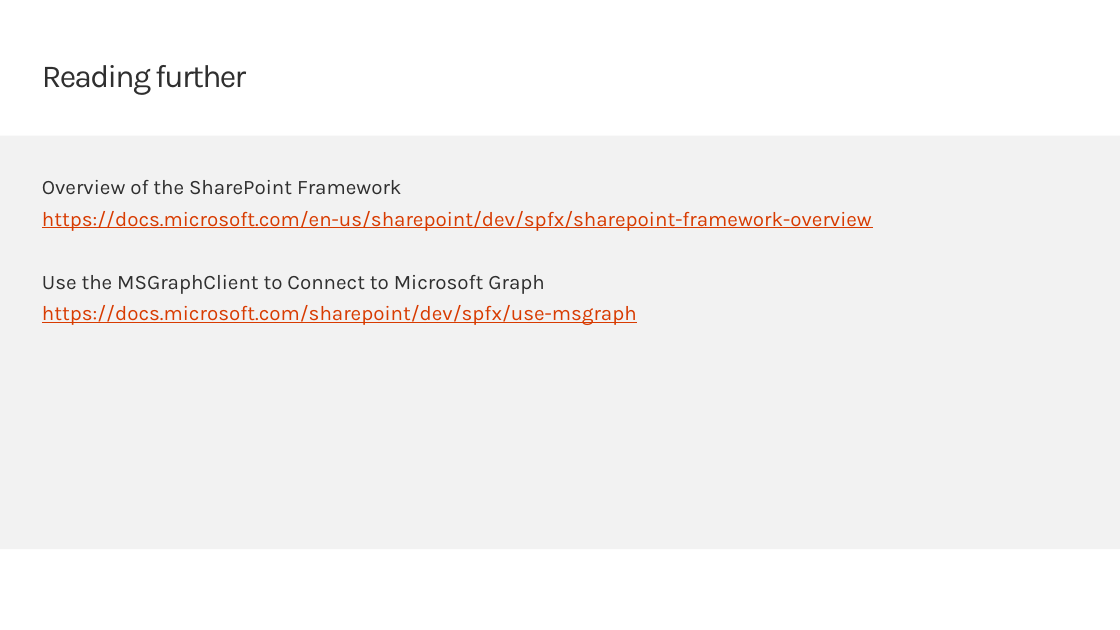
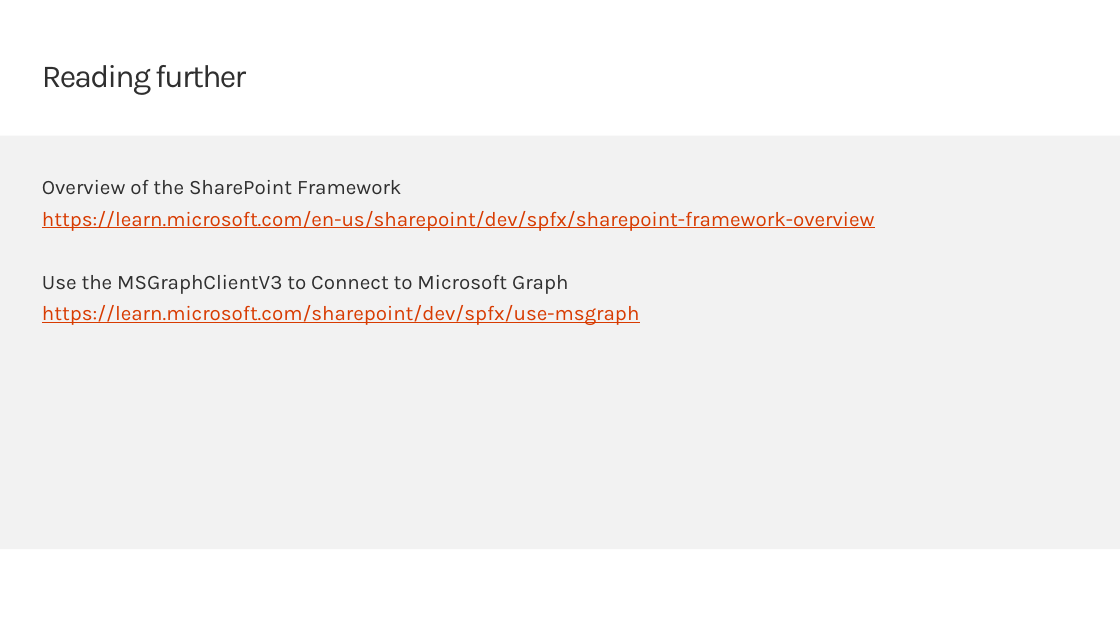
Before and after one commit to SharePoint/sp-dev-training-spfx-graph-3rdpartyapis, a slide deck: slide 17 of 03 msgraphpclient.pptx. Drawn at 1120x630 pixels with LibreOffice and Linux fonts; fonts in the diff are those of the drawing; background and template pictures are left out. Boxes give left, top, right and bottom in pixels: in the first picture for what was removed or moved away, otherwise in the second. Text is boxed around its words. In the diff, an @@ line names an element or a change of style, - is before the commit and + after.

```diff
--- a/03 msgraphpclient.pptx
+++ b/03 msgraphpclient.pptx
@@ text at (42,211,875,325): text changed @@
-https://docs.microsoft.com/en-us/sharepoint/dev/spfx/sharepoint-framework-overview
-Use the MSGraphClient to Connect to Microsoft Graph
-https://docs.microsoft.com/sharepoint/dev/spfx/use-msgraph
+https://learn.microsoft.com/en-us/sharepoint/dev/spfx/sharepoint-framework-overview
+Use the MSGraphClientV3 to Connect to Microsoft Graph
+https://learn.microsoft.com/sharepoint/dev/spfx/use-msgraph
```
Also in this commit, not shown: 1 other slide changed, 26 other files.
